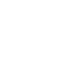
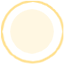
Before/after of a 64 x 64 layered artwork. What changed in the layer stack:
painted on "Layer6" over [10, 9, 54, 54]
painted on "Layer5" over [1, 0, 64, 64]
